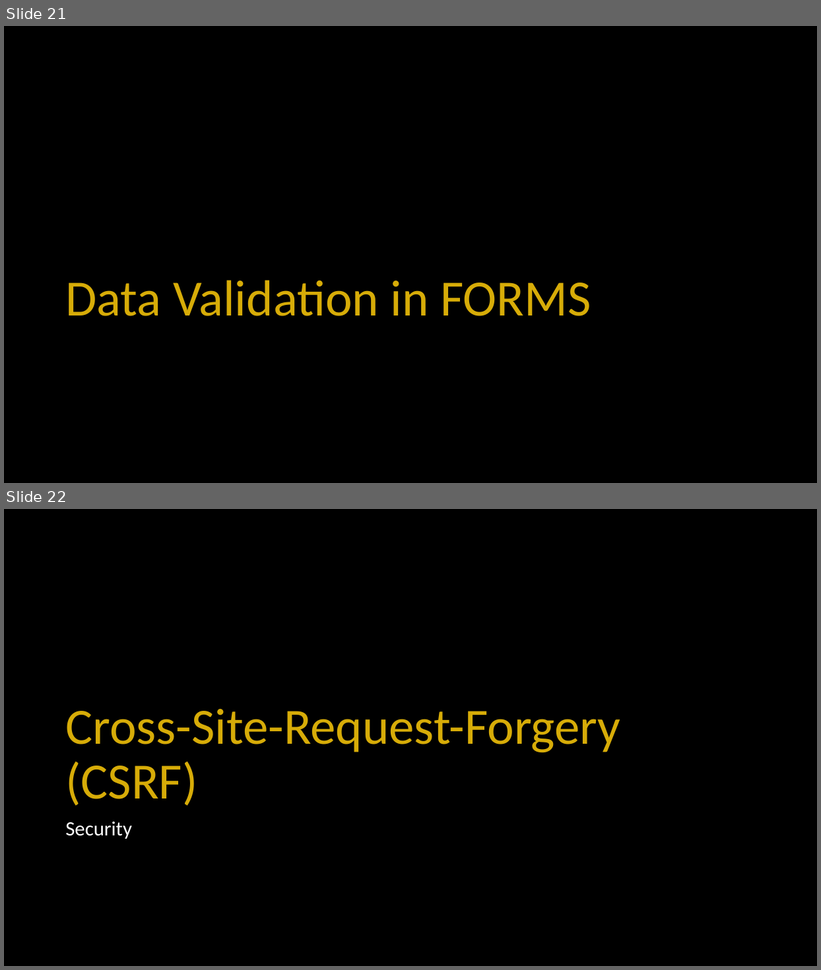
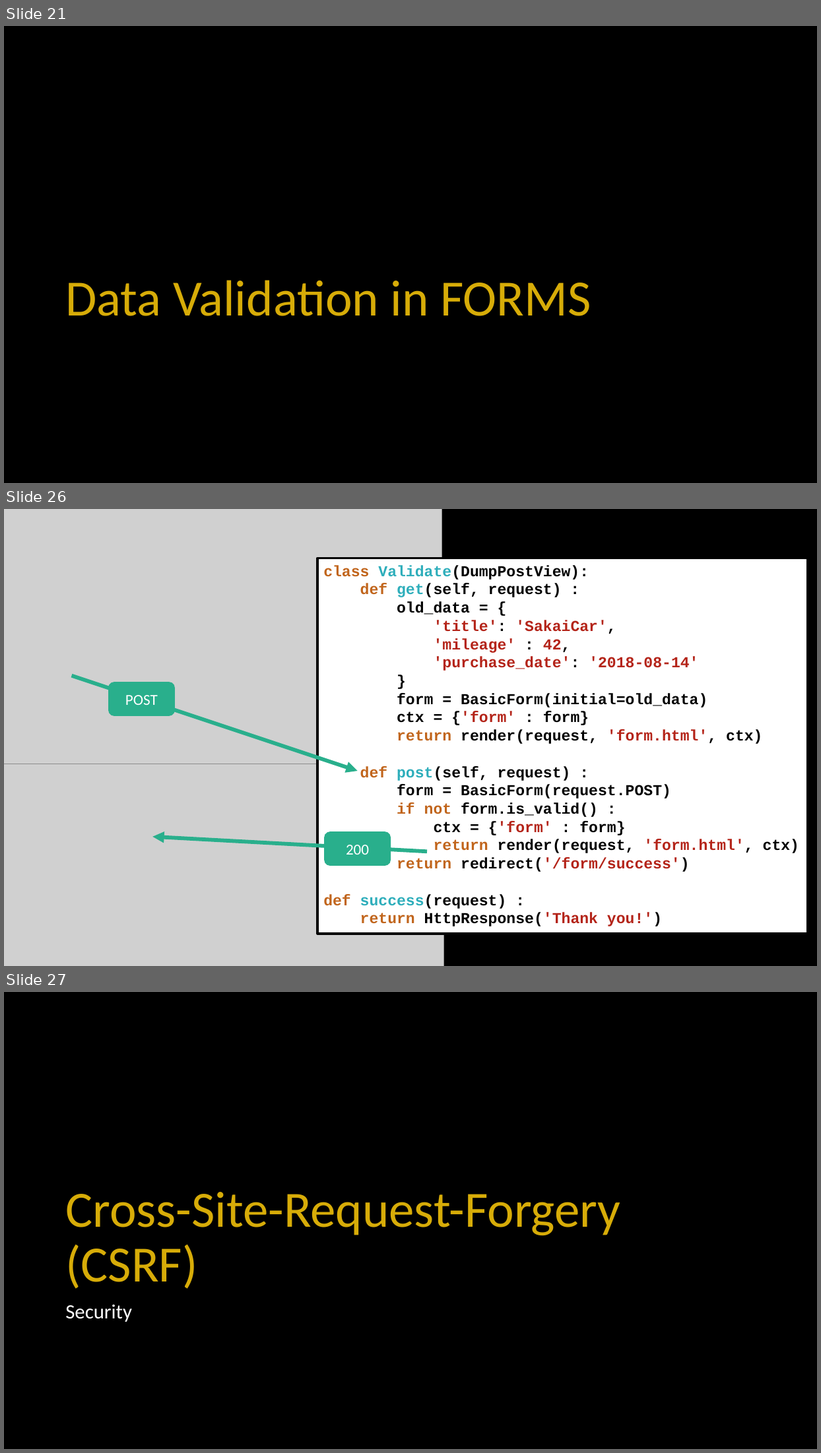
Before and after one commit to csev/dj4e, a slide deck: lectures/DJ-07-Forms.pptx. Shown one above the other, each under a label of ours: slides 21 and 22 before the commit, slides 21, 26 and 27 after it; the slides between them are not shown. The pictures are 821x970 and 821x1453 pixels, drawn with LibreOffice and Linux fonts; fonts in the diff are those of the drawing; grey boxes stand for pictures. Boxes give left, top, right and bottom in pixels: in the first picture for what was removed or moved away, otherwise in the second. Text is boxed around its words. In the diff, an @@ line names an element or a change of style, - is before the commit and + after.

```diff
--- a/lectures/DJ-07-Forms.pptx
+++ b/lectures/DJ-07-Forms.pptx
@@ slide 26 added at bbox=[4, 509, 817, 966], background #000000 @@
@@ picture added at bbox=[4, 509, 442, 764] @@
@@ rectangle added at bbox=[318, 559, 808, 934], fill #FFFFFF, outline #000000 3 pt, 18 pt, text #000000, bold @@
+class Validate(DumpPostView):
+def get(self, request) :
+old_data = {
+'title': 'SakaiCar',
+'mileage' : 42,
+'purchase_date': '2018-08-14'
+}
+form = BasicForm(initial=old_data)
+ctx = {'form' : form}
+return render(request, 'form.html', ctx)
+def post(self, request) :
+form = BasicForm(request.POST)
+if not form.is_valid() :
+ctx = {'form' : form}
+return render(request, 'form.html', ctx)
+return redirect('/form/success')
+def success(request) :
+return HttpResponse('Thank you!')
@@ arrow added from (72, 675) to (358, 771), #29AF8C 4.5 pt @@
@@ rounded rectangle added at bbox=[109, 682, 175, 716], fill #29AF8C, outline #29AF8C 1 pt, 18 pt, text #FFFFFF @@
+POST
@@ picture added at bbox=[4, 720, 444, 966] @@
@@ arrow added from (427, 852) to (153, 837), #29AF8C 4.5 pt @@
@@ rounded rectangle added at bbox=[325, 832, 391, 866], fill #29AF8C, outline #29AF8C 1 pt, 18 pt, text #FFFFFF @@
+200
@@ what was slide 22 is now slide 27 @@
```
Also in this commit, not shown: 4 other slides added, 6 other files.
